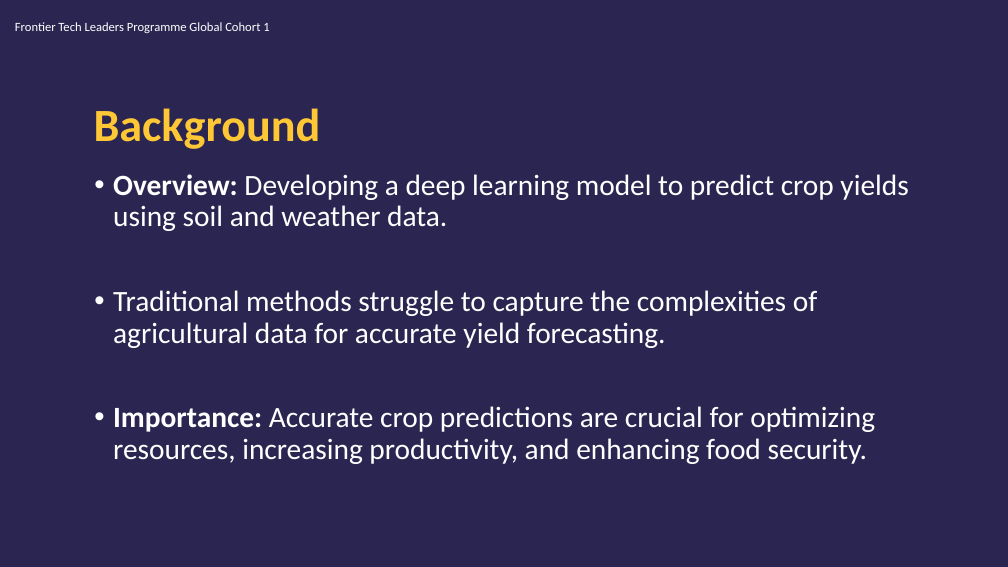
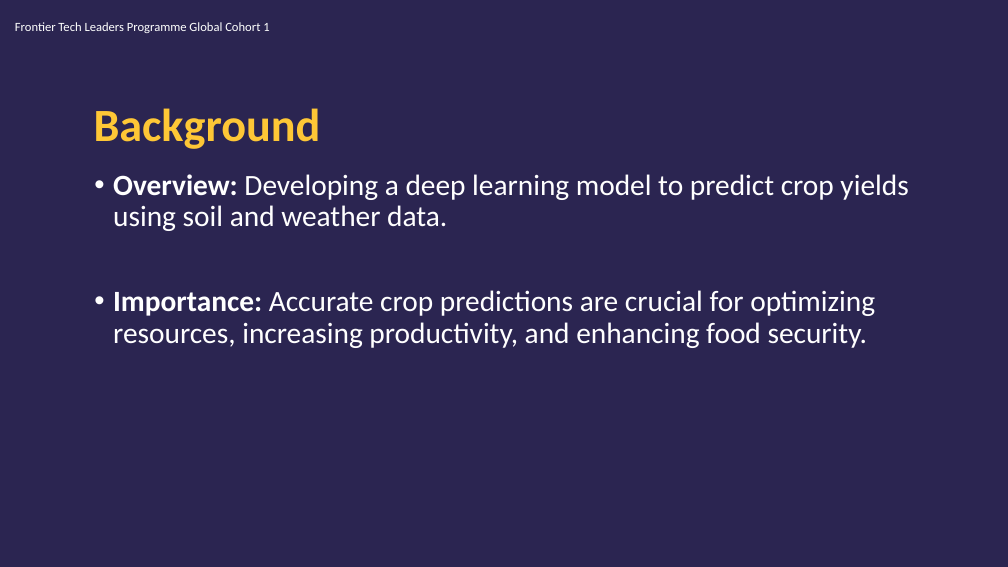
Before and after one commit to edasaruhan/FTL_Cohort3_Group5, a slide deck: slide 4 of Nishant_Subedi_Draft_Presentation.pptx. Drawn at 1008x567 pixels with LibreOffice and Linux fonts; fonts in the diff are those of the drawing; background and template pictures are left out. Boxes give left, top, right and bottom in pixels: in the first picture for what was removed or moved away, otherwise in the second. Text is boxed around its words. In the diff, an @@ line names an element or a change of style, - is before the commit and + after.

```diff
--- a/Nishant_Subedi_Draft_Presentation.pptx
+++ b/Nishant_Subedi_Draft_Presentation.pptx
@@ text at [113, 290, 817, 348]: paragraph removed @@
-• Traditional methods struggle to capture the complexities of agricultural data for accurate yield forecasting.
```
Also in this commit, not shown: 2 other slides changed.
